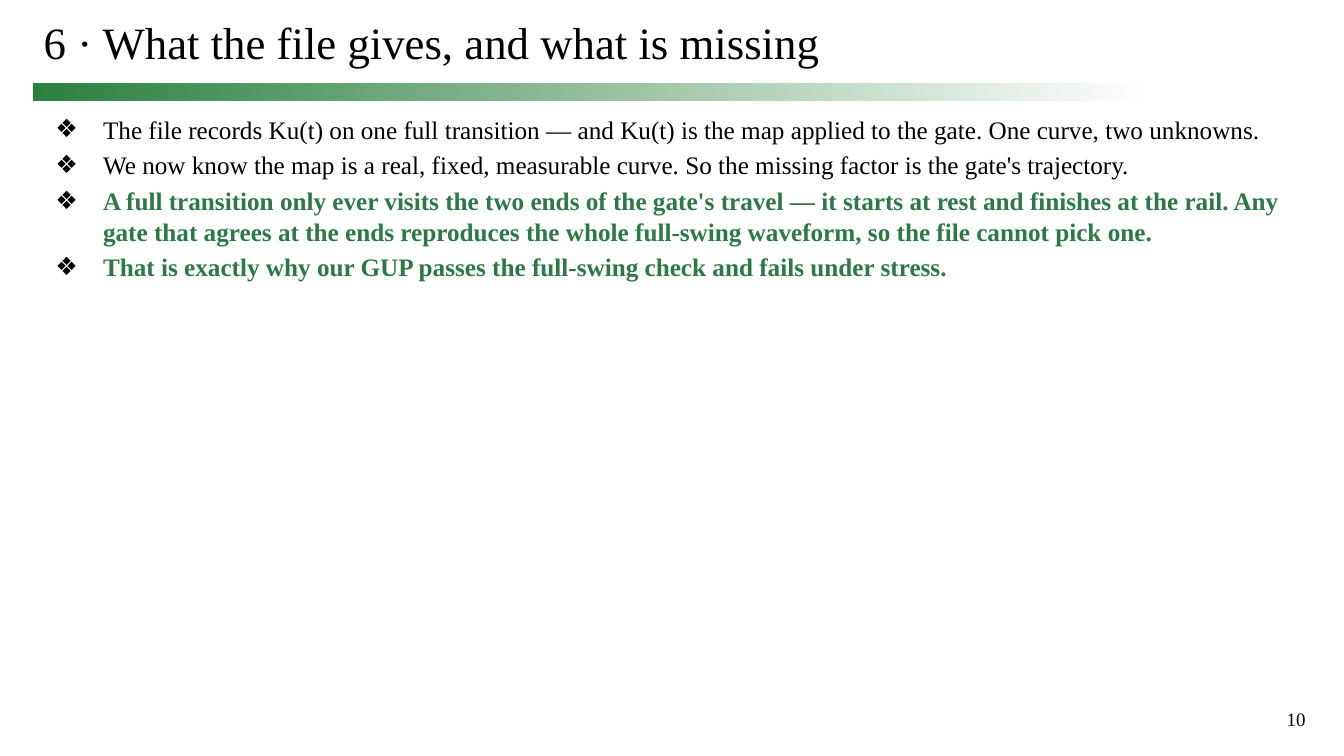
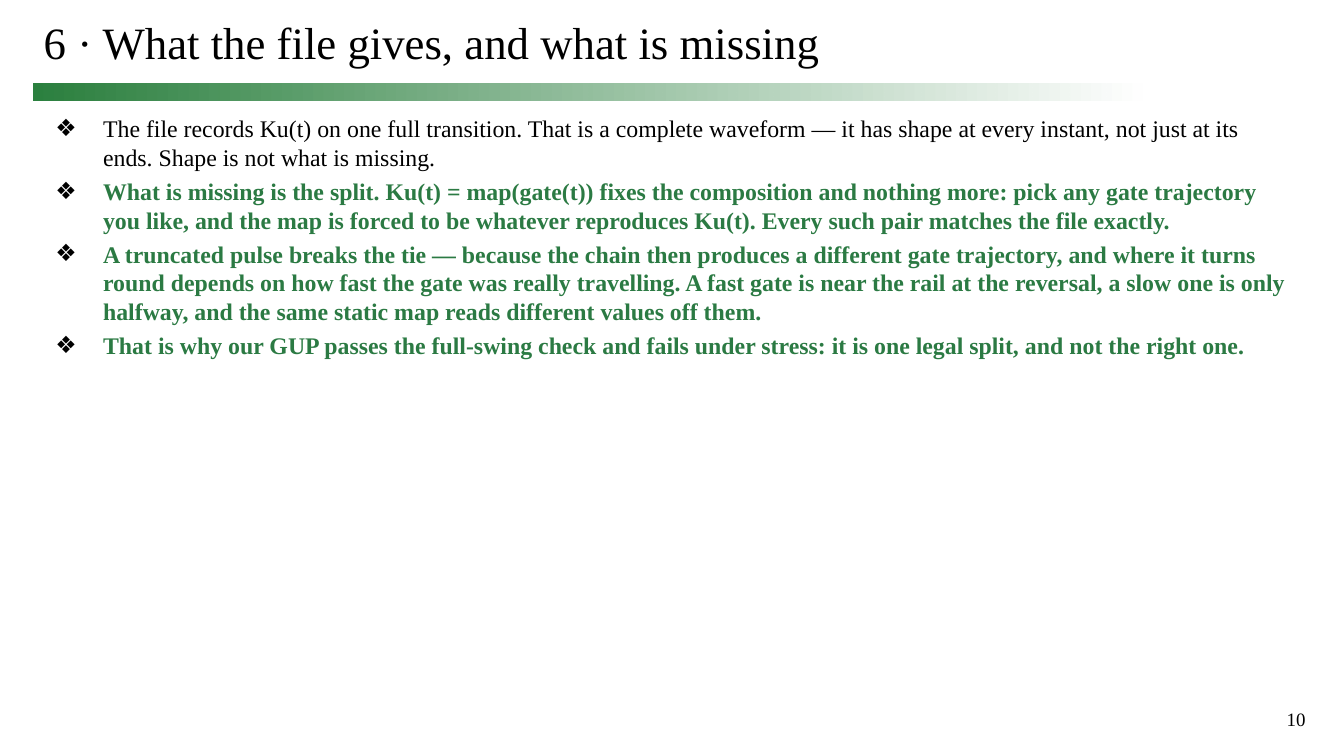
Before and after one commit to simon9721/ibis_comparison, a slide deck: slide 10 of results/meeting_deck_2026-09-24/0924_track1_story.pptx. Drawn at 1344x756 pixels with LibreOffice and Linux fonts; fonts in the diff are those of the drawing. Boxes give left, top, right and bottom in pixels: in the first picture for what was removed or moved away, otherwise in the second. Text is boxed around its words. In the diff, an @@ line names an element or a change of style, - is before the commit and + after.

```diff
--- a/results/meeting_deck_2026-09-24/0924_track1_story.pptx
+++ b/results/meeting_deck_2026-09-24/0924_track1_story.pptx
@@ text at (103, 120, 1285, 359): text changed; size 18 to 17 pt @@
-❖ The file records Ku(t) on one full transition — and Ku(t) is the map applied to the gate. One curve, two unknowns.
-❖ We now know the map is a real, fixed, measurable curve. So the missing factor is the gate's trajectory.
-❖ A full transition only ever visits the two ends of the gate's travel — it starts at rest and finishes at the rail. Any gate that agrees at the ends reproduces the whole full-swing waveform, so the file cannot pick one.
-❖ That is exactly why our GUP passes the full-swing check and fails under stress.
+❖ The file records Ku(t) on one full transition. That is a complete waveform — it has shape at every instant, not just at its ends. Shape is not what is missing.
+❖ What is missing is the split. Ku(t) = map(gate(t)) fixes the composition and nothing more: pick any gate trajectory you like, and the map is forced to be whatever reproduces Ku(t). Every such pair matches the file exactly.
+❖ A truncated pulse breaks the tie — because the chain then produces a different gate trajectory, and where it turns round depends on how fast the gate was really travelling. A fast gate is near the rail at the reversal, a slow one is only halfway, and the same static map reads different values off them.
+❖ That is why our GUP passes the full-swing check and fails under stress: it is one legal split, and not the right one.
```
Also in this commit, not shown: 3 other slides changed, 6 slides added, 1 slide removed, 7 other files.
